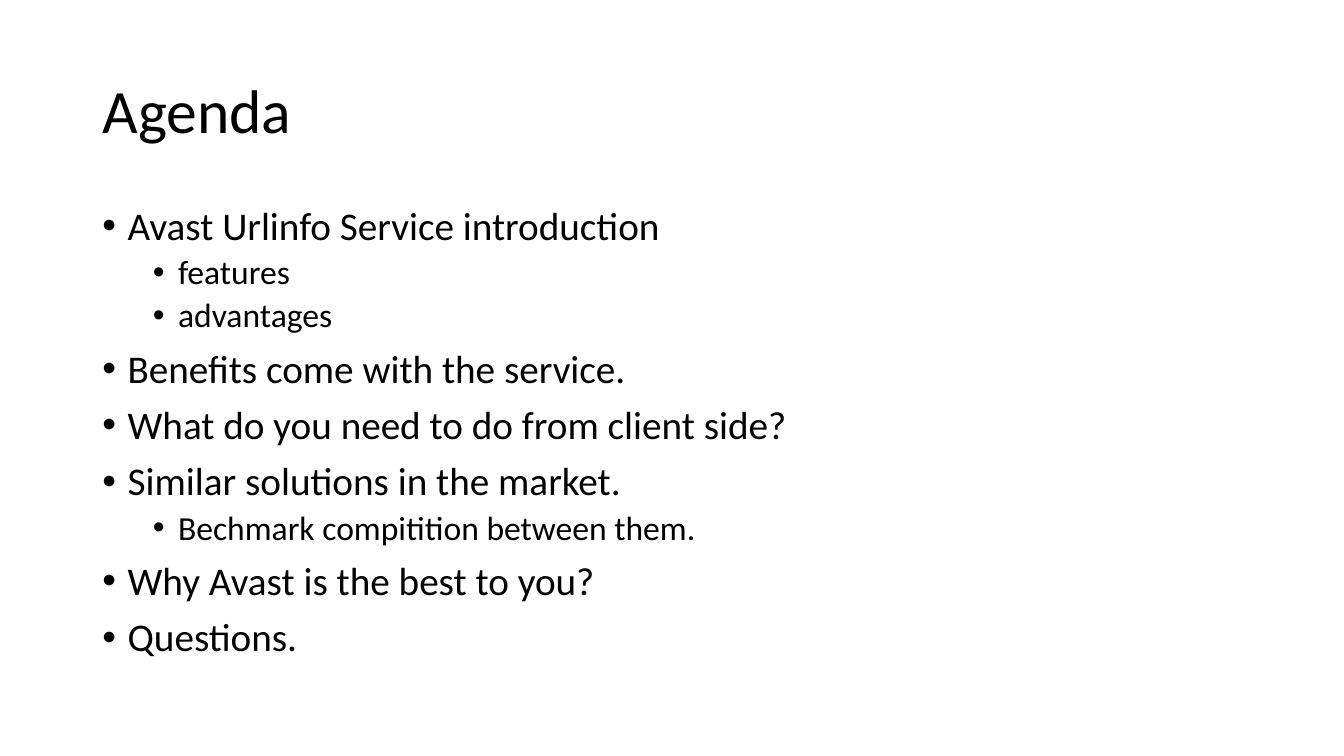
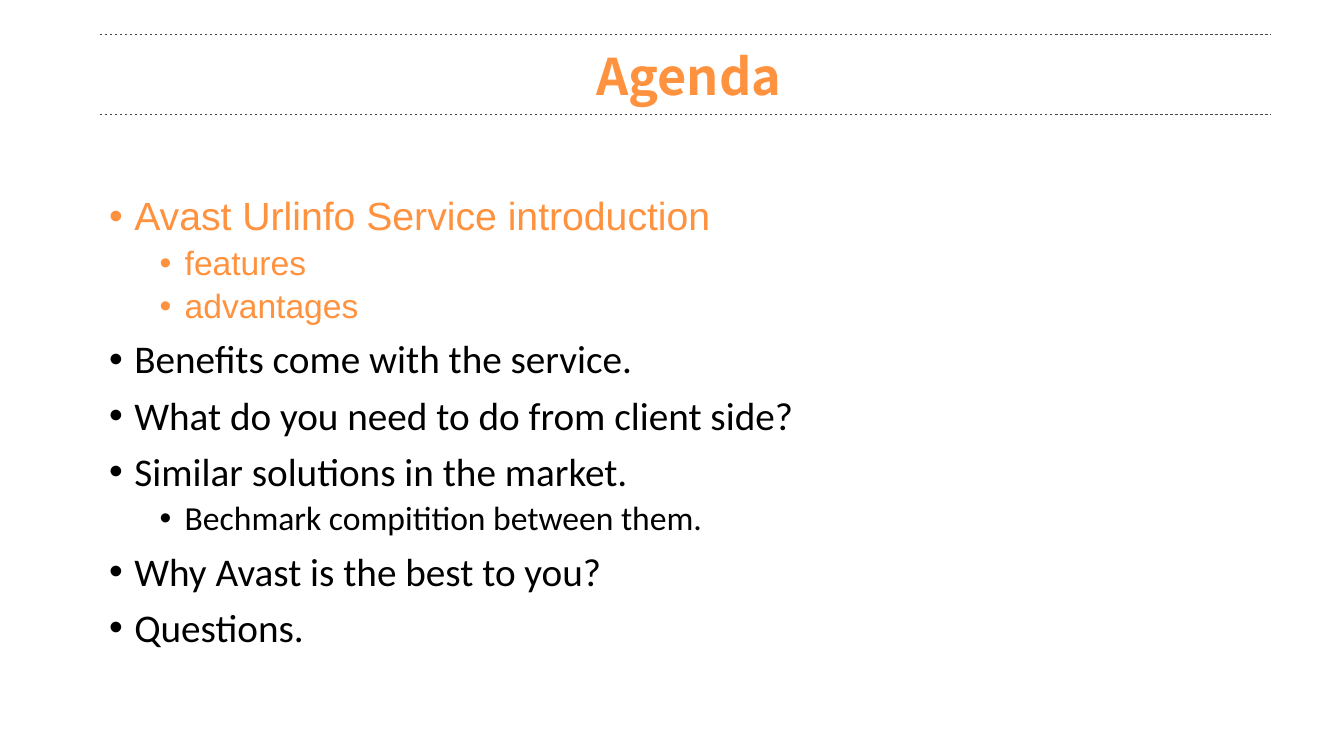
Before and after one commit to jacqbb/webscan, a slide deck: slide 2 of urlinfo_presentation.pptx. Drawn at 1344x756 pixels with LibreOffice and Linux fonts; fonts in the diff are those of the drawing; background and template pictures are left out. Boxes give left, top, right and bottom in pixels: in the first picture for what was removed or moved away, otherwise in the second. Text is boxed around its words. In the diff, an @@ line names an element or a change of style, - is before the commit and + after.

```diff
--- a/urlinfo_presentation.pptx
+++ b/urlinfo_presentation.pptx
@@ line added from (100, 34) to (1271, 34), #484848 0.5 pt dashed @@
@@ text "Agenda" moved from (x1=102, y1=90, x2=291, y2=144) to (x1=596, y1=54, x2=781, y2=108) @@
@@ text "Agenda" at (x1=596, y1=54, x2=781, y2=108): size 44 to 36 pt, font Calibri to Noto Sans CJK SC, text colour #000000 to #FF923F, bold on; alignment left to centre; line spacing 0.9 to 1; vertical alignment middle to top @@
@@ line added from (100, 114) to (1271, 114), #484848 0.5 pt dashed @@
@@ text "Avast Urlinfo Service introduction" moved from (x1=128, y1=212, x2=786, y2=657) to (x1=134, y1=201, x2=792, y2=648) @@
@@ text at (x1=134, y1=201, x2=710, y2=325): font Calibri to Arial, text colour #000000 to #FF923F in "Avast Urlinfo Service introduction", "features", "advantages" @@
```
Also in this commit, not shown: 1 other slide changed, 1 slide added.
